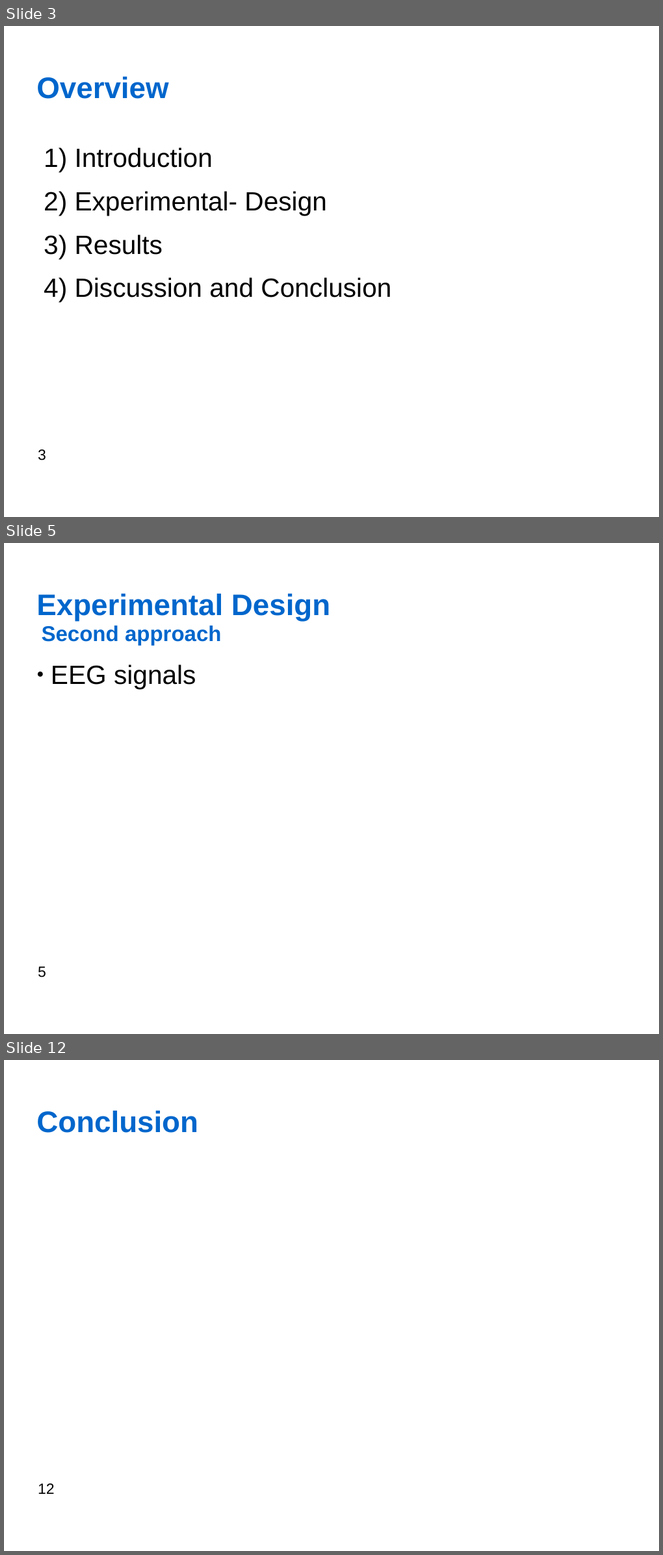
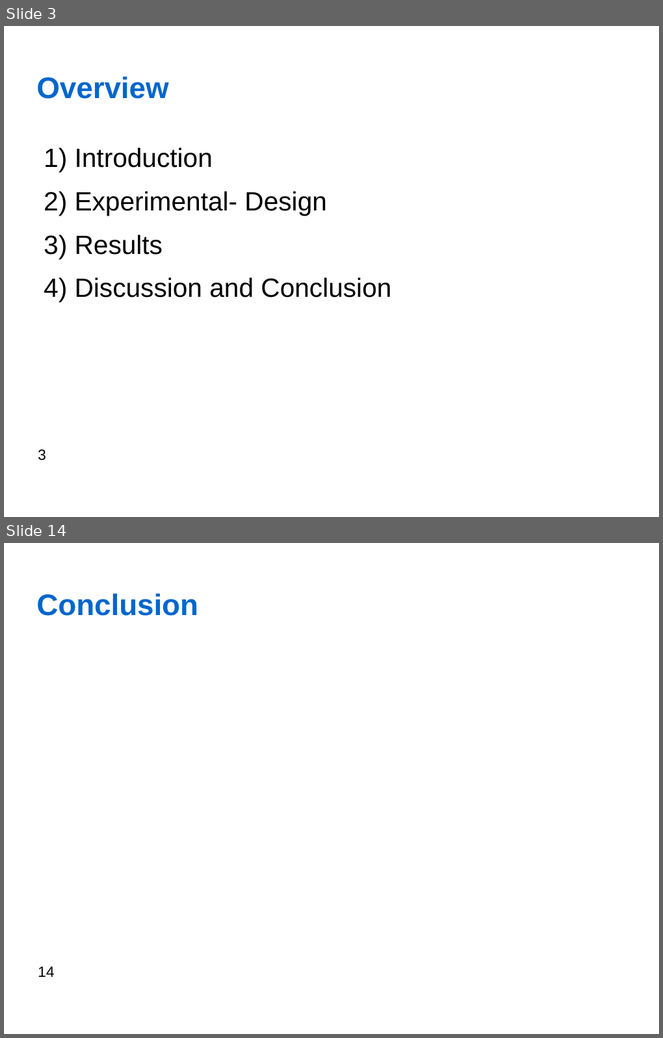
Before and after one commit to jfedjaev/NSTresearchPractice, a slide deck: Report/Presentation/Fedjaev_ResearchPractice.odp. Shown one above the other, each under a label of ours: slides 3, 5 and 12 before the commit, slides 3 and 14 after it; the slides between them are not shown. The pictures are 663x1555 and 663x1038 pixels, drawn with LibreOffice and Linux fonts; fonts in the diff are those of the drawing; background and template pictures are left out. Boxes give left, top, right and bottom in pixels: in the first picture for what was removed or moved away, otherwise in the second. Text is boxed around its words. In the diff, an @@ line names an element or a change of style, - is before the commit and + after.

```diff
--- a/Report/Presentation/Fedjaev_ResearchPractice.odp
+++ b/Report/Presentation/Fedjaev_ResearchPractice.odp
@@ slide 5 removed at (4,543,659,1034), background #FFFFFF; not listed: 1 template element that a slide beside it also shows @@
@@ title removed at (36,594,330,621) @@
-Experimental Design
@@ title removed at (42,626,222,646) @@
-Second approach
@@ text removed at (51,665,196,689) @@
-● EEG signals
@@ what was slide 12 is now slide 14 @@
@@ page number at (38,967,54,977): text changed @@
-12
+14
```
Also in this commit, not shown: 6 slides changed, 5 slides added, 2 other slides removed, 7 other files.
